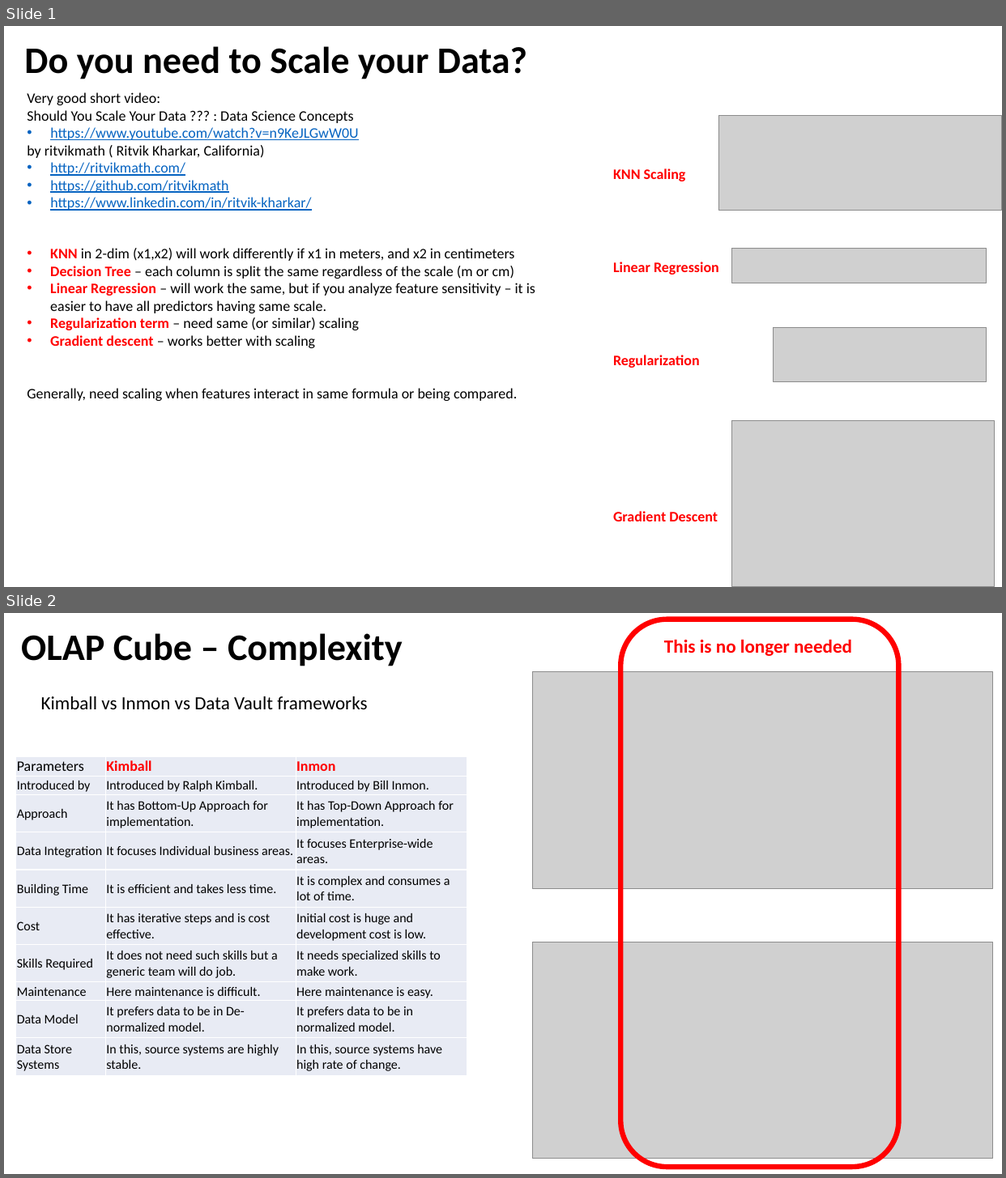
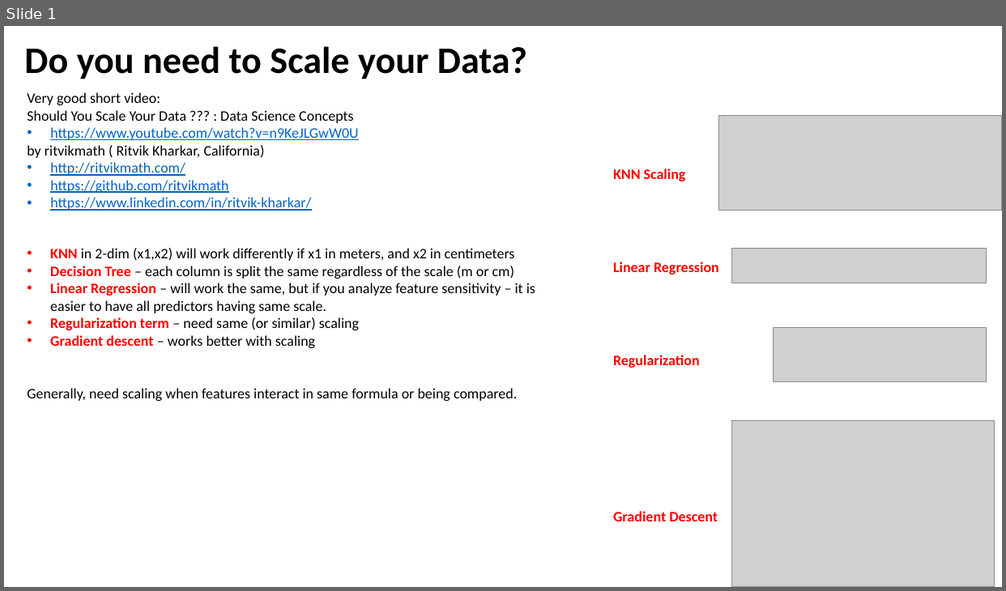
Before and after one commit to lselector/ml_ai_doc, a slide deck: Data_Scaling.pptx. Shown one above the other, each under a label of ours: slides 1 and 2 before the commit, slide 1 after it. The pictures are 1006x1178 and 1006x591 pixels, drawn with LibreOffice and Linux fonts; fonts in the diff are those of the drawing; grey boxes stand for pictures. Boxes give left, top, right and bottom in pixels: in the first picture for what was removed or moved away, otherwise in the second. Text is boxed around its words. In the diff, an @@ line names an element or a change of style, - is before the commit and + after.

```diff
--- a/Data_Scaling.pptx
+++ b/Data_Scaling.pptx
@@ slide 2 removed at [4,613,1002,1174], background #FFFFFF @@
@@ text removed at [21,633,403,666] @@
-OLAP Cube – Complexity
@@ rounded rectangle removed at [621,619,898,1167] @@
@@ text removed at [664,639,852,656] @@
-This is no longer needed
@@ picture removed at [533,672,994,889] @@
@@ text removed at [41,696,367,709] @@
-Kimball vs Inmon vs Data Vault frameworks
@@ table removed at [16,756,467,1076], 10 rows, 3 columns @@
-Parameters | Kimball | Inmon
-Introduced by | Introduced by Ralph Kimball. | Introduced by Bill Inmon.
-Approach | It has Bottom-Up Approach for implementation. | It has Top-Down Approach for implementation.
-Data Integration | It focuses Individual business areas. | It focuses Enterprise-wide areas.
-Building Time | It is efficient and takes less time. | It is complex and consumes a lot of time.
-Cost | It has iterative steps and is cost effective. | Initial cost is huge and development cost is low.
-Skills Required | It does not need such skills but a generic team will do job. | It needs specialized skills to make work.
-Maintenance | Here maintenance is difficult. | Here maintenance is easy.
-Data Model | It prefers data to be in De-normalized model. | It prefers data to be in normalized model.
-Data Store Systems | In this, source systems are highly stable. | In this, source systems have high rate of change.
@@ picture removed at [533,943,994,1160] @@
```
Also in this commit, not shown: 6 other files.
